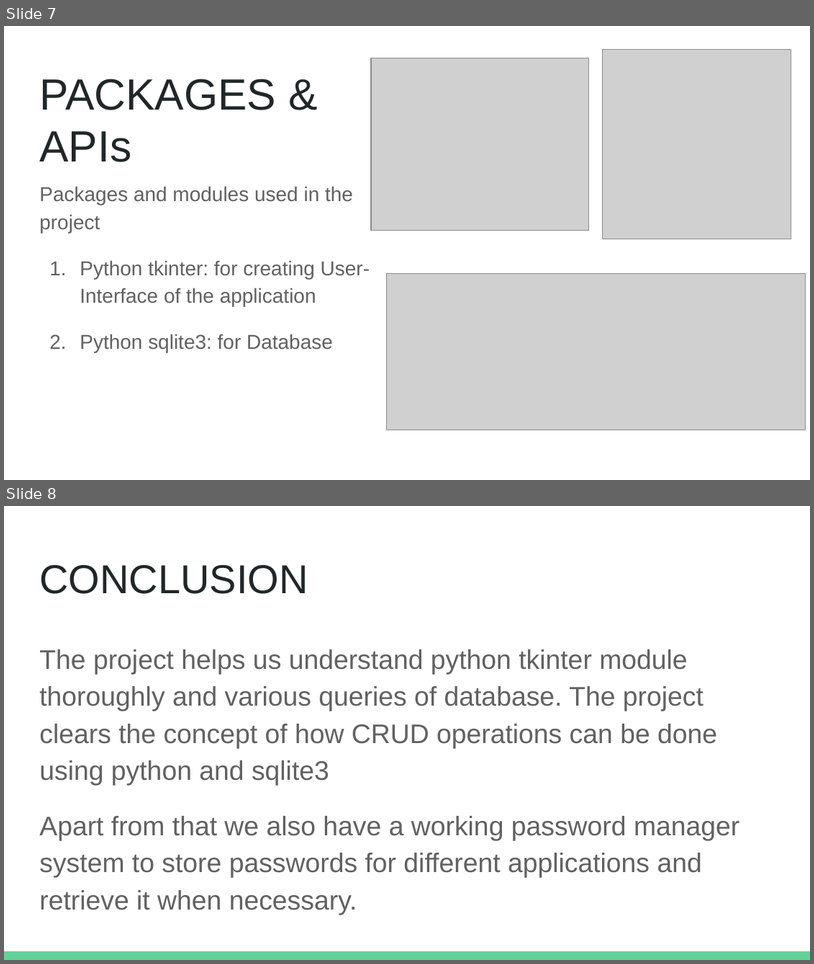
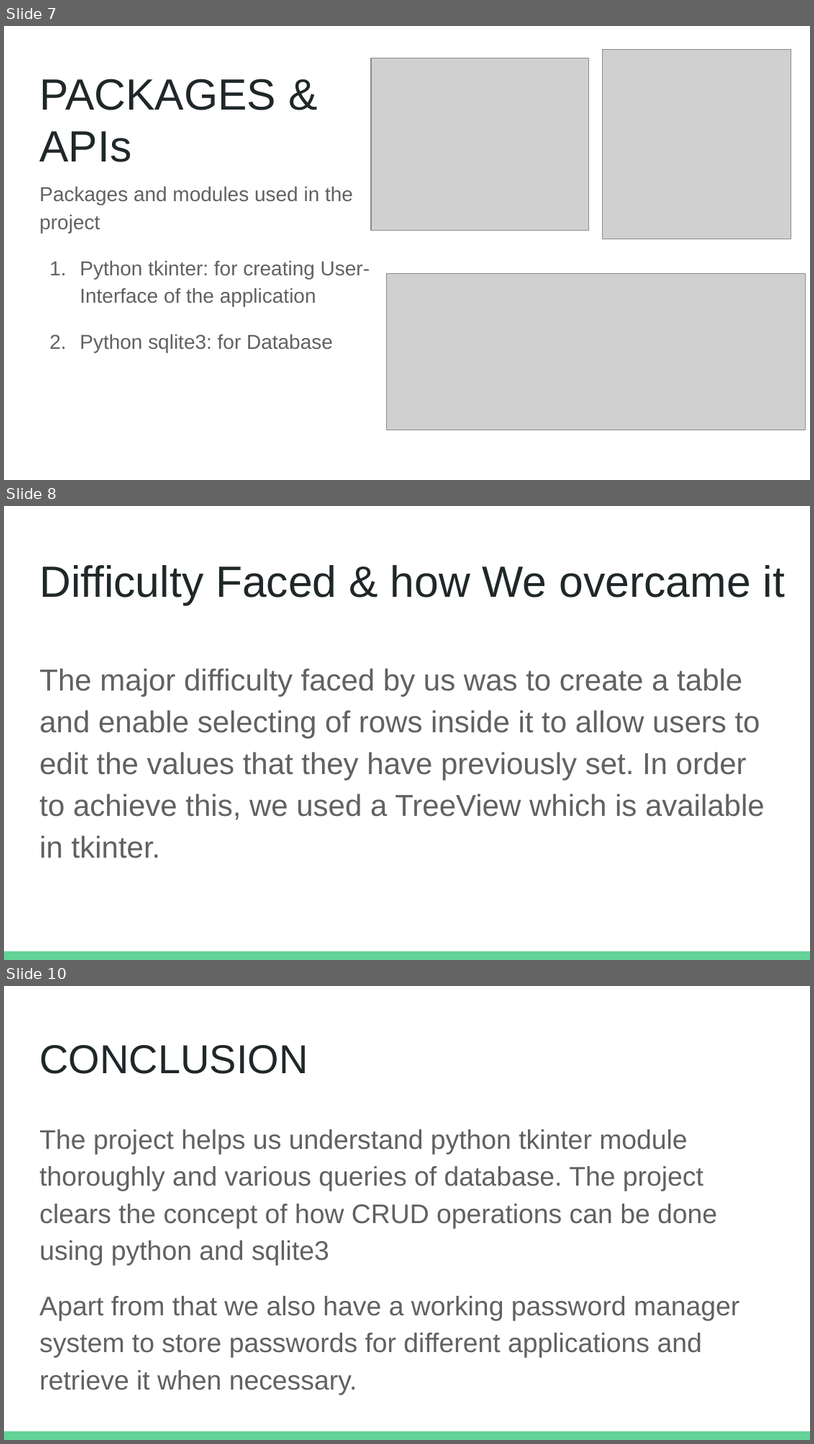
Before and after one commit to NidhiBhanushali3701/KeyBase, a slide deck: PY MP PPT.pptx. Shown one above the other, each under a label of ours: slides 7 and 8 before the commit, slides 7, 8 and 10 after it; the slides between them are not shown. The pictures are 814x964 and 814x1444 pixels, drawn with LibreOffice and Linux fonts; fonts in the diff are those of the drawing; grey boxes stand for pictures. Boxes give left, top, right and bottom in pixels: in the first picture for what was removed or moved away, otherwise in the second. Text is boxed around its words. In the diff, an @@ line names an element or a change of style, - is before the commit and + after.

```diff
--- a/PY MP PPT.pptx
+++ b/PY MP PPT.pptx
@@ slide 8 added at (x1=4, y1=506, x2=810, y2=960), background #FFFFFF; not listed: 1 template element that a slide beside it also shows @@
@@ title added at (x1=39, y1=565, x2=785, y2=605), 39 pt, text #202729 @@
+Difficulty Faced & how We overcame it
@@ text added at (x1=39, y1=668, x2=765, y2=858), 27 pt, text #616161 @@
+The major difficulty faced by us was to create a table and enable selecting of rows inside it to allow users to edit the values that they have previously set. In order to achieve this, we used a TreeView which is available in tkinter.
@@ what was slide 8 is now slide 10 @@
```
Also in this commit, not shown: 1 slide changed, 2 other slides added, 1 slide removed, 1 other file.
